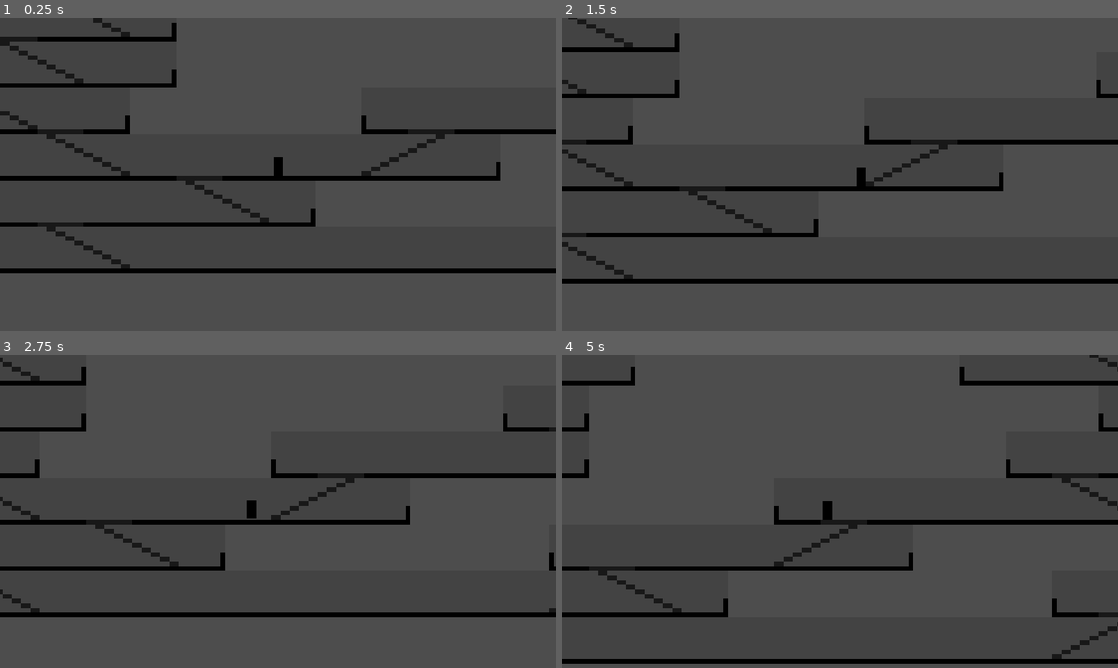
Above: before the commit, frames 1-4 (two rows, left to right).
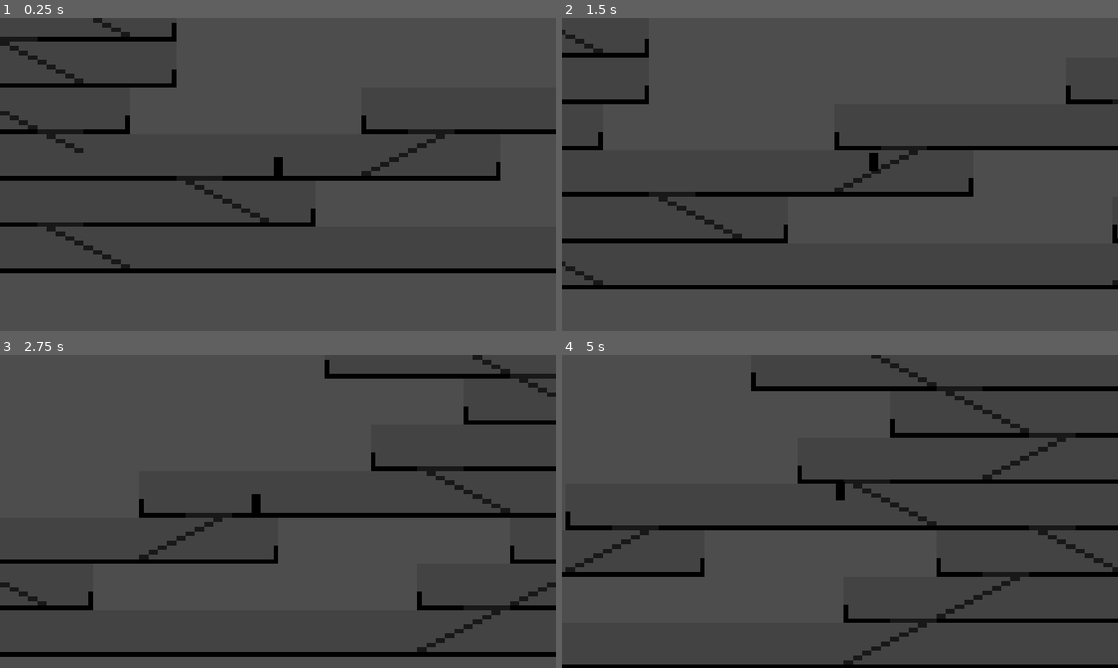
Above: after the commit, the same moments.

Repository: Gamabunta57/golf-ninja
Game: Godot game, scene res://Scenes/world.tscn
The game is run twice, just before and just after one commit, with the same random seed, the same clock (stepped at 60 frames per second) and the same inputs.
Inputs:
- Up to frame 1 (0.25 s): no input
- Up to frame 2 (1.5 s): hold Right (right) from 0.53 s (still down); tap Space (jump) at 0.6, 0.77, 1.07, 1.35 s
- Up to frame 3 (2.75 s): tap Space (jump) at 1.52, 1.82, 2.1 s; release Right (right) at 2.03 s; hold Left (left) from 2.03 s (still down)
- Up to frame 4 (5 s): release Left (left) at 2.78 s; hold Right (right) 2.78-4.28 s; tap Space (jump) at 2.85, 3.02, 3.32, 3.6, 3.77, 4.07, 4.35, 4.52, 4.82 s; hold Left (left) from 4.28 s (still down)

The runs differ from the first frame. In frame 1, 0.1% of the frame differs, in the area x 15-24%, y 43-51%; in frame 2, 11%; in frame 3, 12%; in frame 4, 15%, in the area x 0-100%, y 0-100%.

Commit message:
tweaking the landing

Diff:
--- a/Scenes/Player.tscn
+++ b/Scenes/Player.tscn
@@ -11,7 +11,7 @@
 
 [sub_resource type="CapsuleShape2D" id="CapsuleShape2D_kyqiw"]
 radius = 1.0
-height = 3.4
+height = 2.0
 
 [node name="Player" type="CharacterBody2D"]
 collision_mask = 14
@@ -25,7 +25,7 @@
 texture = ExtResource("1_rpqav")
 
 [node name="CollisionShape2D" type="CollisionShape2D" parent="."]
-position = Vector2(0, -1.7)
+position = Vector2(0, -1)
 shape = SubResource("CapsuleShape2D_kyqiw")
 
 [node name="Camera2D" type="Camera2D" parent="."]
@@ -57,10 +57,11 @@
 move_speed = null
 max_speed = null
 
-[node name="Fall" type="Node2D" parent="state_machine" node_paths=PackedStringArray("jump_state", "idle_state", "landing_state")]
+[node name="Fall" type="Node2D" parent="state_machine" node_paths=PackedStringArray("jump_state", "idle_state", "move_state", "landing_state")]
 script = ExtResource("5_5ixxa")
 jump_state = NodePath("../Jump")
 idle_state = NodePath("../Idle")
+move_state = NodePath("../Move")
 landing_state = NodePath("../Landing")
 
 [node name="Landing" type="Node2D" parent="state_machine" node_paths=PackedStringArray("idle_state", "jump_state", "move_state", "fall_state")]
--- a/Scenes/State Machine/fall.gd
+++ b/Scenes/State Machine/fall.gd
@@ -2,14 +2,14 @@
 
 @export var jump_state: State
 @export var idle_state: State
-#@export var move_state: State
+@export var move_state: State
 @export var landing_state: State
 
 @export var fall_gravity_multiplier: float = 0.5
 @export var move_speed: float = 100
 @export var max_speed: float = 60
 
-
+var last_y_velocity: float = 0
 
 func enter() -> void:
 	super()
@@ -23,17 +23,24 @@
 func process_physics(delta: float) -> State:
 	var x_input = Input.get_axis("left", "right")
 
-
 	parent.velocity.x += x_input * move_speed * delta
 	parent.velocity.x = clamp(parent.velocity.x, -max_speed, max_speed)
 
 	parent.velocity.y += gravity * fall_gravity_multiplier * delta
 
+	if parent.velocity.y > 0:
+		last_y_velocity = parent.velocity.y
+
 	parent.move_and_slide()
 
+	print(parent.velocity.x)
+
 	if parent.is_on_floor():
-		if parent.velocity.x == 0:
+		if is_zero_approx(parent.velocity.x):
 			return idle_state
+		elif not is_zero_approx(parent.velocity.x) and last_y_velocity < 100 and last_y_velocity != 0:
+			print('skip landing')
+			return move_state
 		else:
 			return landing_state
 
--- a/Scenes/State Machine/landing.gd
+++ b/Scenes/State Machine/landing.gd
@@ -13,8 +13,6 @@
 
 	parent.move_and_slide()
 
-	print(parent.velocity.x)
-
 	if parent.velocity.x == 0 and parent.is_on_floor():
 		return idle_state
 
--- a/Scenes/State Machine/move.gd
+++ b/Scenes/State Machine/move.gd
@@ -10,14 +10,12 @@
 
 func enter() -> void:
 	super()
-	#parent.velocity.x = 0
 	parent.velocity.y = 0
 
 func process_physics(delta: float) -> State:
 	var x_input = Input.get_axis("left", "right")
 	var y_input = Input.get_axis("down", "up")
 
-	print(x_input)
 	# HORIZONTAL MOVEMENT
 	if x_input != 0:
 		# --- SNAPPY DIRECTION CHANGE LOGIC ---
@@ -55,6 +53,7 @@
 	if Input.is_action_just_pressed('jump') and parent.is_on_floor():
 		return jump_state
 
+	print(parent.velocity.x)
 	parent.move_and_slide()
 
 
--- a/Scenes/player.gd
+++ b/Scenes/player.gd
@@ -17,49 +17,3 @@
 
 func _process(delta: float) -> void:
 	state_machine.process_frame(delta)
-
-#extends CharacterBody2D
-#
-#@export var horizontal_acceleration := 100
-#@export var horizontal_deceleration := 800
-#@export var max_horizontal_speed := 40
-#@export var jump_velocity := -40
-#@export var gravity_up := 150
-#@export var gravity_down := 300
-#
-#func _ready() -> void:
-	#set_collision_mask_value(4, false)
-	#
-#func _physics_process(delta: float) -> void:
-	## Gravity
-	#if not is_on_floor():
-		#if velocity.y <= 0:
-			#velocity.y += gravity_up * delta
-		#else:
-			#velocity.y += gravity_down * delta
-	#
-	## Horizontal Movement
-	#var x_input = Input.get_axis("left", "right")
-	#
-	#if x_input != 0:
-		#velocity.x += x_input * horizontal_acceleration * delta
-		#velocity.x = clamp(velocity.x, -max_horizontal_speed, max_horizontal_speed)
-	#else:
-		#velocity.x = move_toward(velocity.x, 0, horizontal_deceleration * delta)
-	#
-	## Jumping
-	#if Input.is_action_just_pressed("jump") and is_on_floor():
-		#velocity.y = jump_velocity
-	#
-		## Vertical Movement
-	#var y_input = Input.get_axis("down","up")
-	#
-	##  Staircase collision
-	#if y_input < -0.5 :
-		#set_collision_mask_value(5, false) #move up the staircase
-	#elif y_input > 0.5:
-		#set_collision_mask_value(4, true) #move down the one way platform
-	#else:
-		#set_collision_mask_value(5, true)
-		#set_collision_mask_value(4, false)
-	#move_and_slide()
--- a/Scenes/world.tscn
+++ b/Scenes/world.tscn
@@ -18,7 +18,7 @@
 0:0/0/physics_layer_0/polygon_0/points = PackedVector2Array(-5, 5, 5, 5, 5, 4, -5, 4)
 0:0/0/physics_layer_1/polygon_0/points = PackedVector2Array(-5, 0, 1, 3, 1, 2, -5, -1)
 0:0/0/physics_layer_1/polygon_0/one_way = true
-0:0/0/physics_layer_2/polygon_0/points = PackedVector2Array(1, 2, 5, 4, -1, 4)
+0:0/0/physics_layer_2/polygon_0/points = PackedVector2Array(-5, -1, 5, 4, 3, 4, -5, 0)
 0:0/0/physics_layer_2/polygon_0/one_way = true
 
 [sub_resource type="TileSetAtlasSource" id="TileSetAtlasSource_5v1tr"]
@@ -44,12 +44,9 @@
 texture = ExtResource("4_5v1tr")
 texture_region_size = Vector2i(10, 10)
 0:0/0 = 0
+0:0/0/physics_layer_0/polygon_0/points = PackedVector2Array(-5, 5, -5, 4, -3, 5)
 0:0/0/physics_layer_3/polygon_0/points = PackedVector2Array(-5, 4, 5, 4, 5, 5, -5, 5)
 0:0/0/physics_layer_3/polygon_0/one_way = true
-0:0/0/physics_layer_3/polygon_1/points = PackedVector2Array(-5, 5, -3, 5, -5, 4)
-0:0/0/physics_layer_3/polygon_1/one_way = true
-0:0/0/physics_layer_3/polygon_2/points = PackedVector2Array(5, 4, 3, 5, 5, 5)
-0:0/0/physics_layer_3/polygon_2/one_way = true
 
 [sub_resource type="TileSetAtlasSource" id="TileSetAtlasSource_kn0ld"]
 texture = ExtResource("5_0fj1v")
@@ -76,7 +73,7 @@
 [node name="World" type="Node2D"]
 
 [node name="TileMapLayer" type="TileMapLayer" parent="."]
-tile_map_data = PackedByteArray("AAD+/wAACAAAAAAAAAD//wAACQA …(1477 unchanged characters)… ABAAAAEACAAAAAAAAAAAAAIACQAAAAAAAAABAAIACgAAAAAAAAALAP7/BgAAAAAAABAMAP7/BwAAAAAAAA …(2452 unchanged characters)…
+tile_map_data = PackedByteArray("AAD+/wAACAAAAAAAAAD//wAACQA …(1477 unchanged characters)… ABAAAAEACAAAAAAAAAAAAAIACQAAAAAAAAABAAIABwAAAAAAAAALAP7/BgAAAAAAABAMAP7/BwAAAAAAAA …(2452 unchanged characters)…
 tile_set = SubResource("TileSet_yp4wr")
 
 [node name="Player" parent="." instance=ExtResource("2_5a7ea")]
